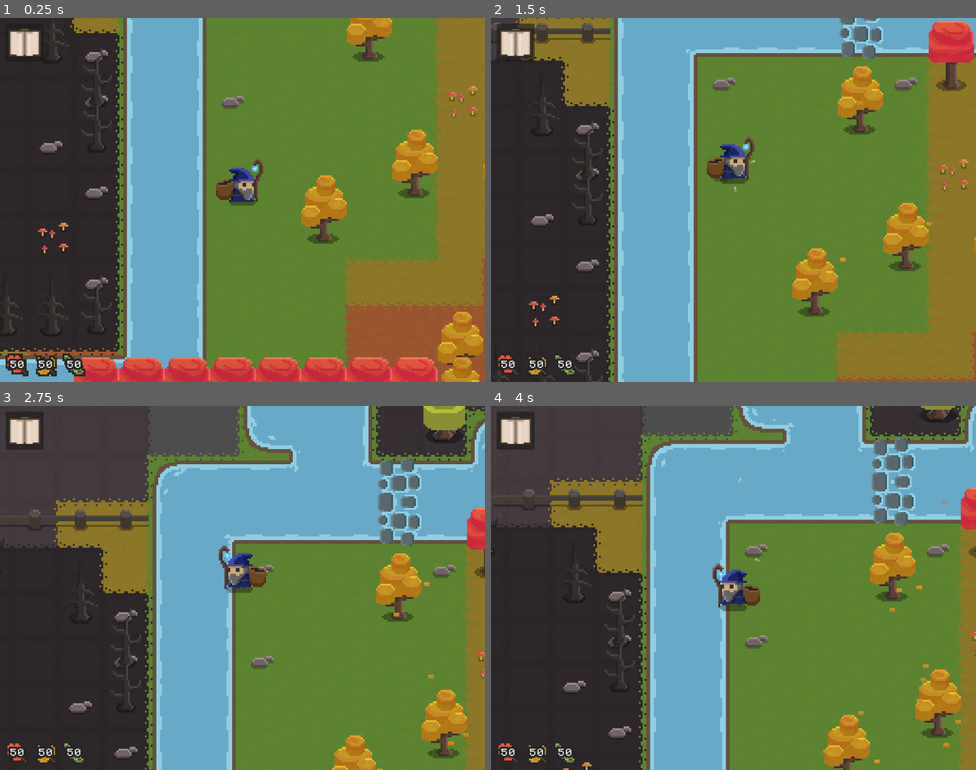
Above: before the commit, frames 1-4 (two rows, left to right).
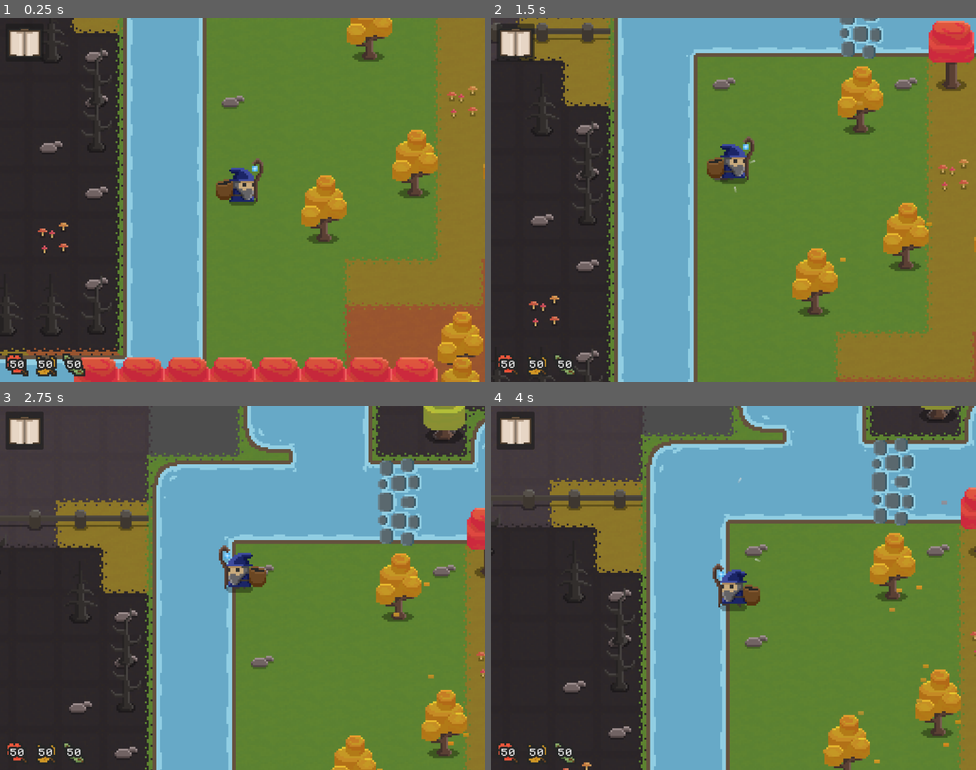
Above: after the commit, the same moments.

Repository: Pro1d/EchoesOfAmber
Game: Godot game, scene res://scenes/world.tscn
Same seed, same stepped clock (60 frames per second), same inputs: the game is played once before the commit and once after it.
Inputs:
- Up to frame 1 (0.25 s): no input
- Up to frame 2 (1.5 s): hold W (move_up) from 0.53 s (still down); tap E (attract_leaves) at 0.6 s; tap 3 (put_green) at 1.35 s
- Up to frame 3 (2.75 s): release W (move_up) at 2.03 s; hold A (move_left) from 2.03 s (still down); tap 1 (put_red) at 2.1 s
- Up to frame 4 (4 s): tap 2 (put_yellow) at 2.85 s; release A (move_left) at 3.53 s; hold S (move_down) from 3.53 s (still down); tap E (attract_leaves) at 3.6 s

The runs differ from the first frame. In frame 1, 0.3% of the frame differs, in the area x 0-41%, y 4-96%; in frame 2, 0.3%; in frame 3, 0.6%, in the area x 33-99%, y 3-100%; in frame 4, 0.5%.

Commit message:
Shader fade

Diff:
--- a/scenes/map_visuals.tscn
+++ b/scenes/map_visuals.tscn
@@ -1,6 +1,8 @@
-[gd_scene load_steps=4 format=3 uid="uid://jfsucfljdrhs"]
+[gd_scene load_steps=6 format=3 uid="uid://jfsucfljdrhs"]
 
 [ext_resource type="Script" path="res://scripts/area_ambience_visual.gd" id="1_gwjuh"]
+[ext_resource type="Script" path="res://scripts/shader_modifier_ambience_visual.gd" id="2_eghau"]
+[ext_resource type="Material" uid="uid://ugbtvwcmntpe" path="res://resources/materials/desolated.material" id="3_kwfy4"]
 
 [sub_resource type="Gradient" id="Gradient_pk6aw"]
 colors = PackedColorArray(0.98, 0.83986, 0.2156, 0.541176, 0.98, 0.83986, 0.2156, 0.0392157)
@@ -74,3 +76,8 @@
 texture = SubResource("GradientTexture2D_k5aor")
 texture_scale = Vector2(0.79, 0.79)
 polygon = PackedVector2Array(23, -144, 225, 150, 461, 153, 116, -143)
+
+[node name="ShaderModifierAmbienceVisual" type="Node2D" parent="."]
+script = ExtResource("2_eghau")
+shader = ExtResource("3_kwfy4")
+fade_duration = 5.0
--- /dev/null
+++ b/scripts/shader_modifier_ambience_visual.gd
@@ -0,0 +1,45 @@
+extends AreaAmbienceVisual
+
+@export var shader: ShaderMaterial
+@export var param_from := 0.8
+@export var param_to := 0.0
+
+# All house + barrier tiles
+var tiles := [
+	Vector2i(0, 5),
+	Vector2i(1, 5),
+	Vector2i(2, 5),
+	Vector2i(3, 5),
+	Vector2i(4, 5),
+	Vector2i(5, 5),
+	Vector2i(6, 5),
+	Vector2i(7, 5),
+	Vector2i(3, 6),
+	Vector2i(4, 6),
+	Vector2i(5, 6),
+]
+
+func transition(animate: bool, shown: bool) -> void:
+	super(animate, shown)
+
+	var final_value := param_to if shown else param_from
+	var start_value := param_to if not shown else param_from
+
+	if animate:
+		set_shader_param(start_value)
+		var tween := get_tree().create_tween()
+		tween.tween_method(set_shader_param, start_value, final_value, fade_duration)
+		await tween.finished
+
+	set_shader_param(final_value)
+
+func set_shader_param(p: float) -> void:
+	for tile: Vector2i in tiles:
+		var tileset := Config.ground_2d.tile_set
+		var ts_source : TileSetAtlasSource = tileset.get_source(0)
+		var tile_data := ts_source.get_tile_data(tile, 0)
+		if not tile_data.material is ShaderMaterial:
+			continue
+
+		var mat : ShaderMaterial = tile_data.material
+		mat.set_shader_parameter('factor', p)
